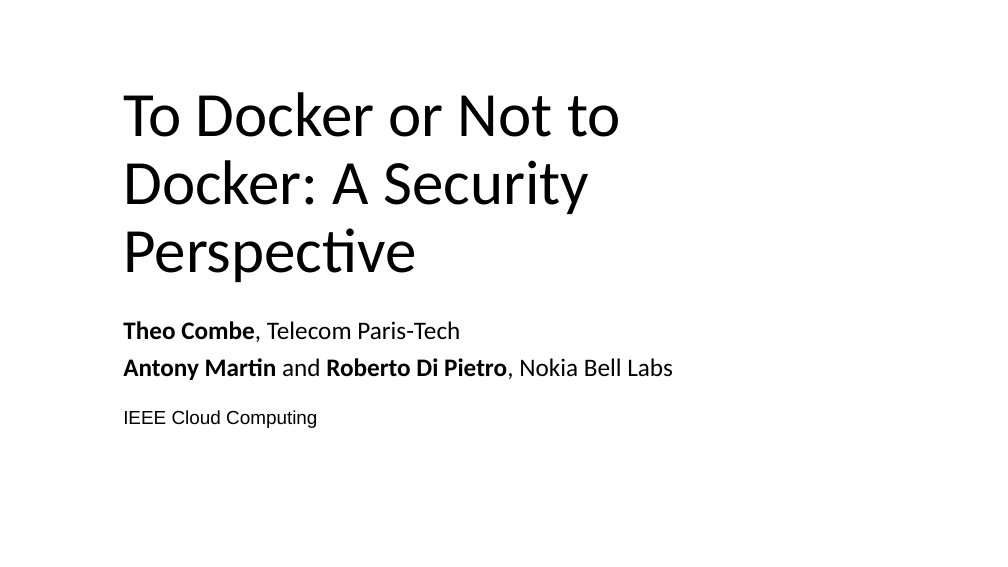
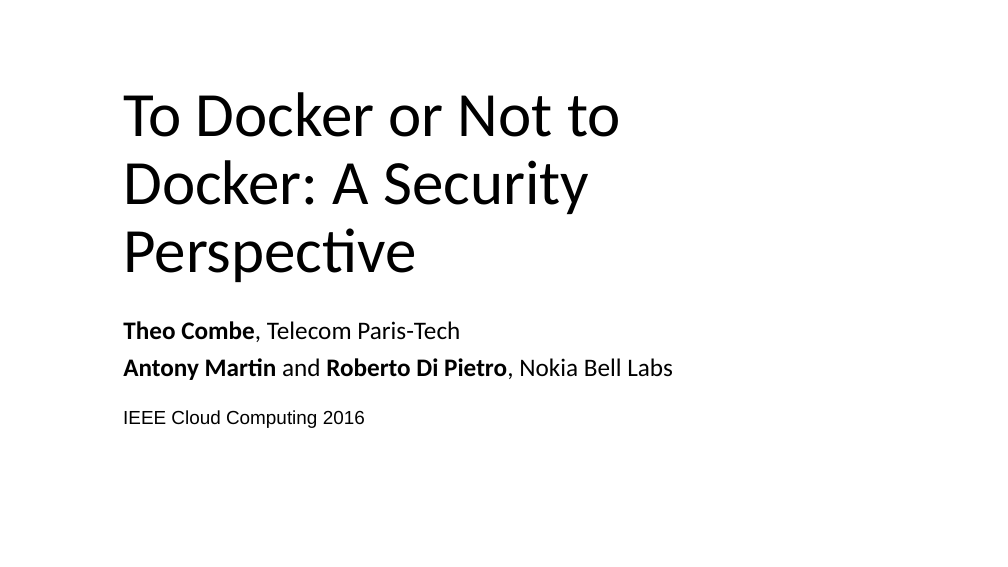
Before and after one commit to tianyuzhou95/Docker, a slide deck: slide 1 of To Docker or Not to Docker A Security Perspective.pptx. Drawn at 1008x567 pixels with LibreOffice and Linux fonts; fonts in the diff are those of the drawing. Boxes give left, top, right and bottom in pixels: in the first picture for what was removed or moved away, otherwise in the second. Text is boxed around its words. In the diff, an @@ line names an element or a change of style, - is before the commit and + after.

```diff
--- a/To Docker or Not to Docker A Security Perspective.pptx
+++ b/To Docker or Not to Docker A Security Perspective.pptx
@@ text at (123,410,365,428): text changed @@
-IEEE Cloud Computing
+IEEE Cloud Computing 2016
```
Also in this commit, not shown: 1 other slide changed, 1 slide added, 1 other file.
